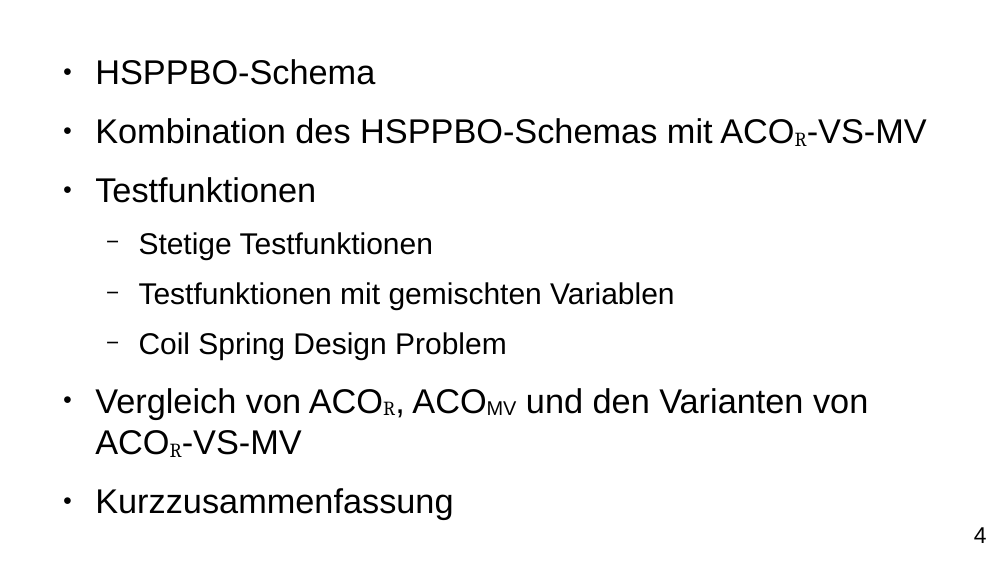
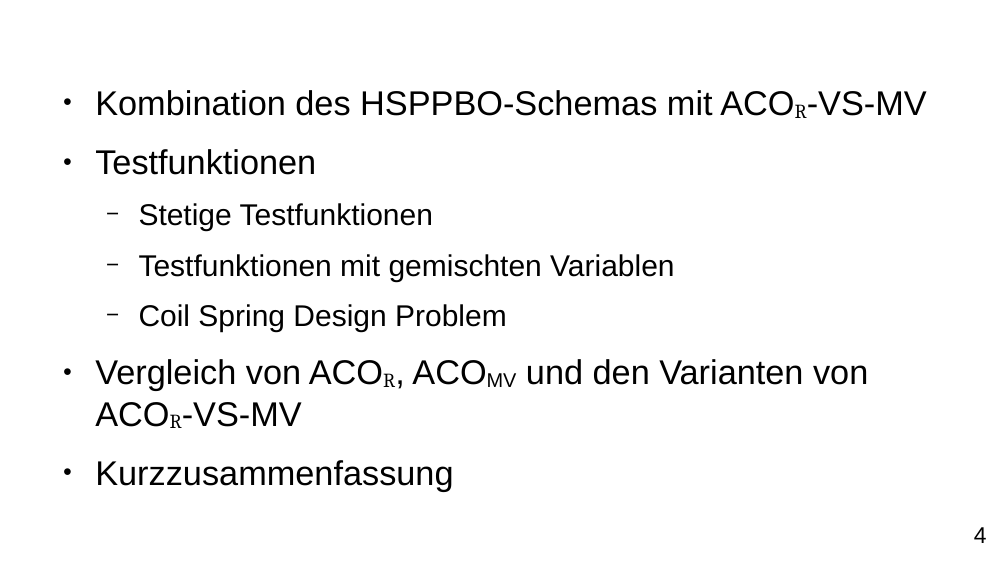
Before and after one commit to FXJackAll/Masterarbeit_Code, a slide deck: slide 4 of Masterarbeit_Verteidigung/Masterarbeit_Verteidigung.odp. Drawn at 1008x567 pixels with LibreOffice and Linux fonts; fonts in the diff are those of the drawing; background and template pictures are left out. Boxes give left, top, right and bottom in pixels: in the first picture for what was removed or moved away, otherwise in the second. Text is boxed around its words. In the diff, an @@ line names an element or a change of style, - is before the commit and + after.

```diff
--- a/Masterarbeit_Verteidigung/Masterarbeit_Verteidigung.odp
+++ b/Masterarbeit_Verteidigung/Masterarbeit_Verteidigung.odp
@@ text at [95, 59, 375, 85]: paragraph removed @@
-● HSPPBO-Schema
@@ text "Kombination des HSPPBO-Schemas mit ACOR-VS-MV": place and size @@
-text "Kombination des HSPPBO-Schemas mit ACOR-VS-MV" at [95, 59, 927, 520]
+text "Kombination des HSPPBO-Schemas mit ACOR-VS-MV" at [95, 90, 927, 491]
```
Also in this commit, not shown: 2 other slides changed, 23 slides added, 7 other files.
